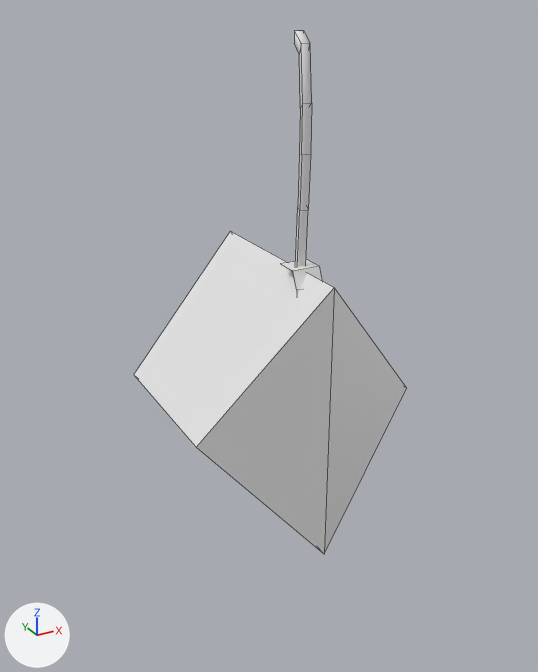
The FBX model Assets/Content/Graphics/Core/FBX/TimeFreeze.fbx: old version first, new version second.
One viewpoint serves both versions: a 50 mm camera at (-0.82, -1.373, 0.311) aimed at (-0.005, 0.108, -0.43). The axes (+X, +Y, +Z) are drawn at lower left. The lights are the same throughout. Mesh edges are drawn as thin lines. Where no turn or scale is listed for an object, it has been applied to the vertices.

Objects in the first picture: 'TimeFreeze'.
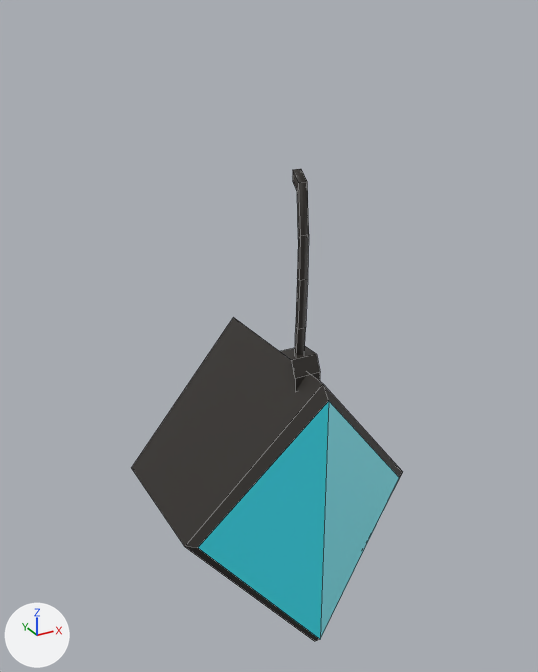
Where the change shows, as pixel boxes [x1, y1, x2, y2] in the pictures (538 x 672 px; the box of a moved part takes in the faces that stretch with it):
```json
{"object": "TimeFreeze", "change": "reshaped", "before": [134, 30, 407, 554], "after": [132, 169, 403, 641], "on screen": "10% shorter"}
{"part": 1, "of": "me_timefreeze", "change": "moved or reshaped", "before": [281, 260, 322, 294], "after": [280, 346, 320, 391]}
{"part": 2, "of": "me_timefreeze", "change": "rebuilt", "before": [294, 30, 312, 267], "after": [293, 169, 309, 355]}
{"part": 3, "of": "me_timefreeze", "change": "rebuilt", "before": [134, 232, 407, 554], "after": [132, 317, 403, 641]}
```

Scene script edits in JSON lines:
```json
{"op": "add", "block": "img_t_boosters_tga", "code": ["img_t_boosters_tga = load_image('T_Boosters.tga', '../Textures/T_Boosters.tga', 1024, 1024, 'sRGB')"]}
{"op": "add", "block": "mat_material_001", "code": ["mat_material_001 = principled_material('Material.001')", "mat_material_001.texture = img_t_boosters_tga"]}
{"block": "me_timefreeze", "where": "# used by ob_timefreeze; location = (0.0, 0.0, 0.0)"}
{"op": "remove", "block": "me_timefreeze", "code": "me_timefreeze.from_pydata(...)  # 40 vertices, 24 faces; spans x -0.288..0.289, y -0.161..0.327, z -0.91..0.272"}
{"op": "add", "block": "me_timefreeze", "code": "me_timefreeze.from_pydata(...)  # 44 vertices, 28 faces; spans x -0.319..0.319, y -0.158..0.318, z -1.22..-0.001"}
{"block": "me_timefreeze", "change": "me_timefreeze part 1: the loose piece of 8 vertices spanning x -0.034..0.034, y -0.068..0.005, z -0.283..-0.209 is moved by (0.0, 0.0, -0.214), in mat_material_001 (picture img_t_boosters_tga)"}
{"block": "me_timefreeze", "change": "me_timefreeze part 2: the loose piece of 24 vertices spanning x -0.01..0.011, y -0.042..-0.005, z -0.297..0.272 is rebuilt with 24 vertices and now spans x -0.01..0.011, y -0.042..-0.005, z -0.557..-0.001, in mat_material_001 (picture img_t_boosters_tga)"}
{"block": "me_timefreeze", "change": "me_timefreeze part 3: the loose piece of 8 vertices spanning x -0.288..0.289, y -0.161..0.327, z -0.91..-0.219 is rebuilt with 12 vertices and now spans x -0.319..0.319, y -0.158..0.318, z -1.22..-0.456, in mat_material_001 (picture img_t_boosters_tga)"}
{"op": "add", "block": "me_timefreeze", "code": "me_timefreeze.materials.append(mat_material_001)  # picture img_t_boosters_tga"}
```
